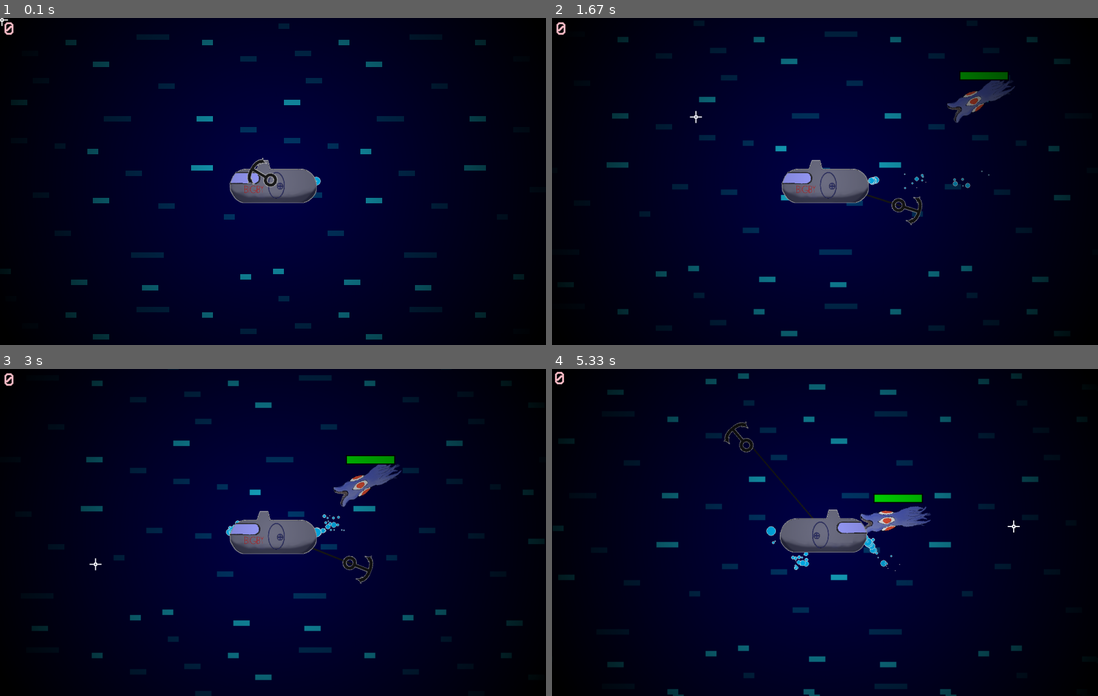
Above: before the commit, frames 1-4 (two rows, left to right).
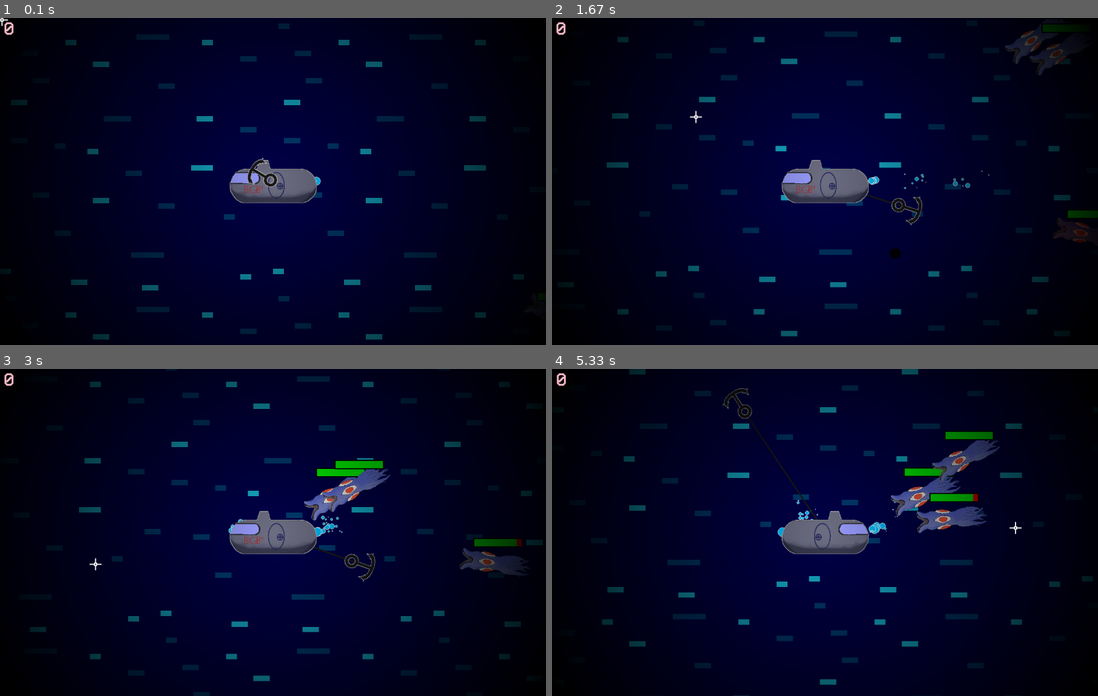
Above: after the commit, the same moments.

Repository: CurryMan1/Pygame-Halloween-GameJam-2023
Game: pygame game, started from main.py
Same seed, same stepped clock (60 frames per second), same inputs: the game is played once before the commit and once after it.
Inputs (mouse positions are in pixels of both pictures, inside the frame that each line leads up to):
- Up to frame 1 (0.1 s): no input
- Up to frame 2 (1.67 s): click (825, 181) at 0.38 s; tap Space at 0.73, 1.03 s; click (693, 184) at 0.75 s; click (890, 210) at 1.22 s; click (693, 116) at 1.55 s
- Up to frame 3 (3 s): click (273, 571) at 1.88 s; click (196, 463) at 2.22 s; click (464, 617) at 2.55 s; click (92, 565) at 2.88 s
- Up to frame 4 (5.33 s): click (666, 470) at 3.22 s; tap Space at 3.57, 3.9, 4.2, 4.4, 4.7, 4.97, 5.3 s; click (846, 519) at 3.58 s; click (704, 473) at 3.92 s; click (972, 568) at 4.42 s; click (737, 424) at 4.98 s; click (1016, 529) at 5.32 s

The runs differ from the first frame. In frame 2, 1.7% of the frame differs, in the area x 61-100%, y 2-74%; in frame 3, 3.8%; in frame 4, 8.9%, in the area x 0-99%, y 0-100%.

Commit message:
commit for gog

Diff:
--- a/entities.py
+++ b/entities.py
@@ -144,11 +144,11 @@
         h = image.get_height()
 
         if random.random() > 0.5:
-            x = random.choice([-w, WIDTH+w])
-            y = random.randint(-h, HEIGHT+h)
+            x = random.choice([-w-200, WIDTH+w])
+            y = random.randint(-h-200, HEIGHT+h)
         else:
-            x = random.randint(-w, WIDTH + w)
-            y = random.choice([-h, HEIGHT + h])
+            x = random.randint(-w-200, WIDTH + w+200)
+            y = random.choice([-h-200, HEIGHT + h+200])
 
         super().__init__(x, y, image)
         self.og_img = self.image
--- a/main.py
+++ b/main.py
@@ -1,10 +1,8 @@
 #modules
-import pygame
 import sys
 from math import ceil
 #files
 from entities import *
-from utils import *
 
 pygame.init()
 pygame.mouse.set_visible(False)
@@ -45,16 +43,23 @@
         #other
         self.crosshair = load_img('crosshair.png', True, 3)
         self.overlay = load_img('overlay.png', True)
+
+        #game vars
         self.hearts = 0
         self.screen_shake = 0
-
+        self.enemy_delay = 240
+        self.last_enemy = self.enemy_delay
+
+        ###########
         self.main()
 
     def main(self):
         clicked = False
-        e = Enemy(load_imgs('squid', True, 0.7))
-
-        self.enemy_group.append(e)
+
+        for i in range(3):
+            e = random.choice([Enemy(load_imgs('squid', True, 0.7)), PlasmaEnemy(load_imgs('squid', True, 0.7))])
+            self.enemy_group.append(e)
+
         #game loop
         while True:
             CLOCK.tick(FPS)
@@ -81,6 +86,7 @@
                 if not self.player.on_cooldown:
                     self.player.x_vel, self.player.y_vel =\
                         calculate_kb(CENTER, mouse_pos, self.player.SPEED)
+
                     self.player.og_img = self.player.image
 
             player_x_vel, player_y_vel = self.player.x_vel, self.player.y_vel
@@ -145,7 +151,7 @@
             for enemy in self.enemy_group:
                 if enemy.update(player_x_vel, player_y_vel):
                     self.enemy_group.remove(enemy)
-                    self.add_hearts(enemy.rect.center, 5, 5)
+                    self.add_hearts(enemy.rect.center, random.randint(2, 6))
                 if hasattr(enemy, 'last_shot'):
                     if enemy.last_shot == enemy.SHOOTING_DELAY:
                         pball = PlasmaBall(*enemy.rect.center, *calculate_kb(CENTER, enemy.rect.center, enemy.SHOOTING_SPEED))
@@ -234,9 +240,9 @@
                 [list(pos), [random.randrange(vel) / 10 - vel/20, random.randrange(vel) / 10 - vel/20],
                  random.randrange(size), speed, random.choice(colours)])
 
-    def add_hearts(self, pos, number, max_vel):
+    def add_hearts(self, pos, number):
         for i in range(number):
-            heart = Heart(pos[0], pos[1], max_vel)
+            heart = Heart(pos[0], pos[1], 5)
             self.heart_group.append(heart)
 
 if __name__ == '__main__':
--- a/utils.py
+++ b/utils.py
@@ -1,9 +1,12 @@
 import pygame
-from math import sin, sqrt
+from math import hypot
 from os import listdir
 
+#size
 WIDTH, HEIGHT = 1500, 900
 CENTER = (WIDTH/2, HEIGHT/2)
+
+#other
 TINT_FADE = 15
 
 #colour
@@ -73,4 +76,4 @@
 
 def calculate_hypot(pos1, pos2):
     x, y = pos1[0] - pos2[0], pos1[1] - pos2[1]
-    return sqrt(x**2 + y**2)
+    return hypot(x, y)
